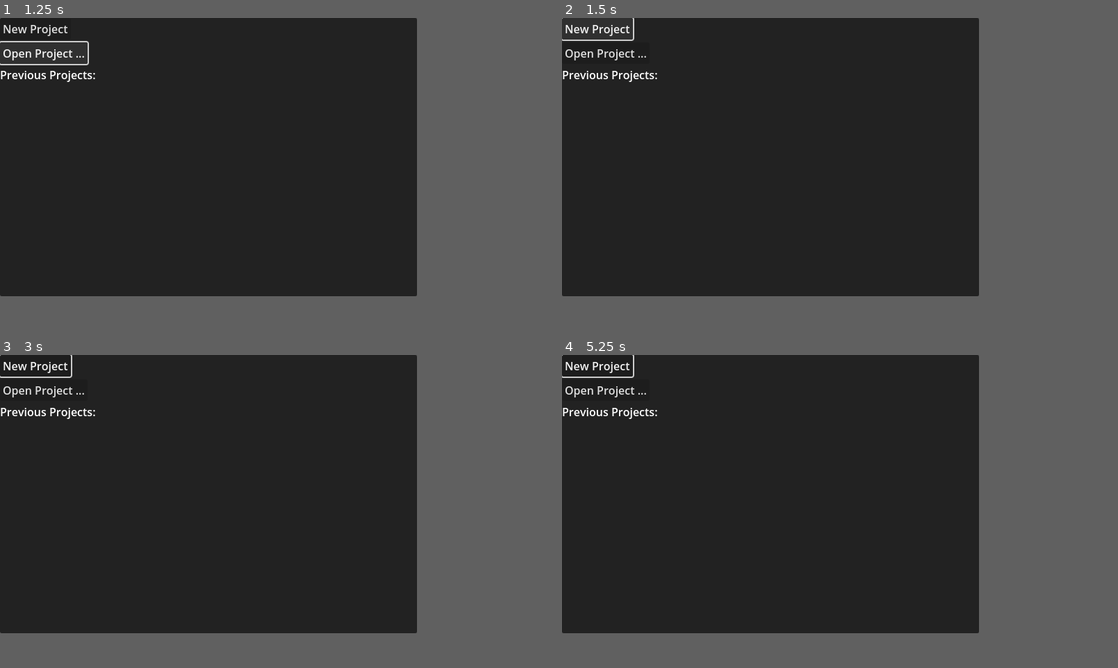
Above: before the commit, frames 1-4 (two rows, left to right).
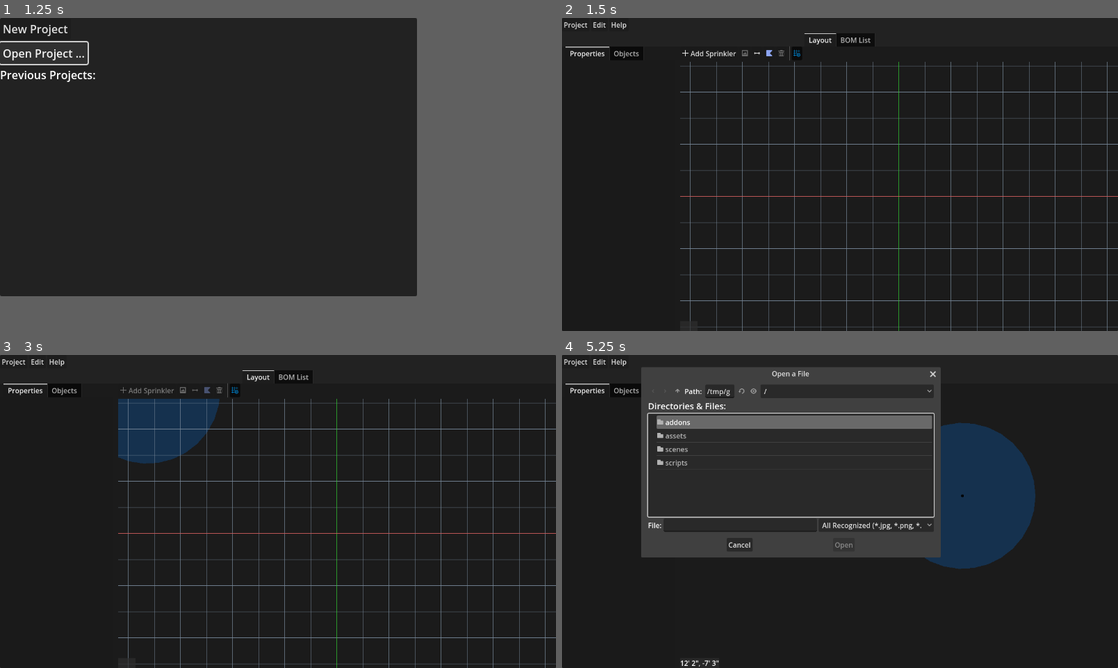
Above: after the commit, the same moments.

Repository: hankedan000/yardscaper
Game: Godot game, scene res://Main.tscn
The game is run twice, just before and just after one commit, with the same random seed, the same clock (stepped at 60 frames per second) and the same inputs.
Inputs (mouse positions are in pixels of both pictures, inside the frame that each line leads up to):
- Up to frame 1 (1.25 s): click "Open Project ..." at 0.5 s
- Up to frame 2 (1.5 s): click "New Project" at 1.25 s
- Up to frame 3 (3 s): click (33, 364) at 2 s, where only the run before the commit has a clickable "New Project"; click (111, 386) at 2.75 s, where only the run after the commit has a clickable "Add Sprinkler"
- Up to frame 4 (5.25 s): click (739, 386) at 3.52 s; tap Enter at 4.25 s; move the mouse to (862, 480) at 4.27 s; tap Delete at 4.35 s; click (862, 480) at 4.42 s; click (701, 386) at 5.02 s
In our replay, in frame 2 the window is 600x400 before the commit and 800x450 after it. These sizes can differ from the game's own. Grey fills any space a smaller window leaves; there, only what the larger window draws over its background counts as a difference.

Frame 1 is identical in both runs. In frame 2, 4.7% of the frame differs, in the area x 0-100%, y 0-100%; in frame 3, 7.6%; in frame 4, 22%.

Commit message:
Update to Godot 4.3 and adds project open dialog

Diff:
--- a/SprinklerDesigner/project.godot
+++ b/SprinklerDesigner/project.godot
@@ -13,7 +13,7 @@
 config/name="Sprinkler Designer"
 config/version="1.0.0"
 run/main_scene="res://Main.tscn"
-config/features=PackedStringArray("4.2", "Forward Plus")
+config/features=PackedStringArray("4.3", "Forward Plus")
 boot_splash/show_image=false
 config/icon="res://assets/icons/grass_128.png"
 
--- a/SprinklerDesigner/scenes/ui/BootMenu/BootMenu.gd
+++ b/SprinklerDesigner/scenes/ui/BootMenu/BootMenu.gd
@@ -2,6 +2,7 @@
 class_name BootMenu
 
 @onready var previous_projects := $VBoxContainer/ScrollContainer/PreviousProjects
+@onready var open_project_dialog := $OpenProjectDialog
 
 func _ready():
 	while previous_projects.get_child_count() > 0:
@@ -18,7 +19,10 @@
 	Globals.main.open_project_editor("")
 
 func _on_open_project_button_pressed():
-	pass # Replace with function body.
+	open_project_dialog.popup_centered()
 
-func _on_recent_project_pressed(project_path):
+func _on_recent_project_pressed(project_path: String):
 	Globals.main.open_project_editor(project_path)
+
+func _on_open_project_dialog_dir_selected(dir: String) -> void:
+	Globals.main.open_project_editor(dir)
--- a/SprinklerDesigner/scenes/ui/BootMenu/BootMenu.tscn
+++ b/SprinklerDesigner/scenes/ui/BootMenu/BootMenu.tscn
@@ -9,6 +9,14 @@
 grow_horizontal = 2
 grow_vertical = 2
 script = ExtResource("1_a8g1b")
+
+[node name="OpenProjectDialog" type="FileDialog" parent="."]
+title = "Open a Project"
+ok_button_text = "Select Current Folder"
+dialog_hide_on_ok = true
+file_mode = 2
+access = 2
+use_native_dialog = true
 
 [node name="VBoxContainer" type="VBoxContainer" parent="."]
 layout_mode = 2
@@ -102,3 +110,7 @@
 layout_mode = 2
 text = "/home/user/Documents/Project1"
 alignment = 0
+
+[connection signal="dir_selected" from="OpenProjectDialog" to="." method="_on_open_project_dialog_dir_selected"]
+[connection signal="pressed" from="VBoxContainer/NewProjectButton" to="." method="_on_new_project_button_pressed"]
+[connection signal="pressed" from="VBoxContainer/OpenProjectButton" to="." method="_on_open_project_button_pressed"]
Not shown, changed: SprinklerDesigner/addons/tablepager/DataPager.gd
